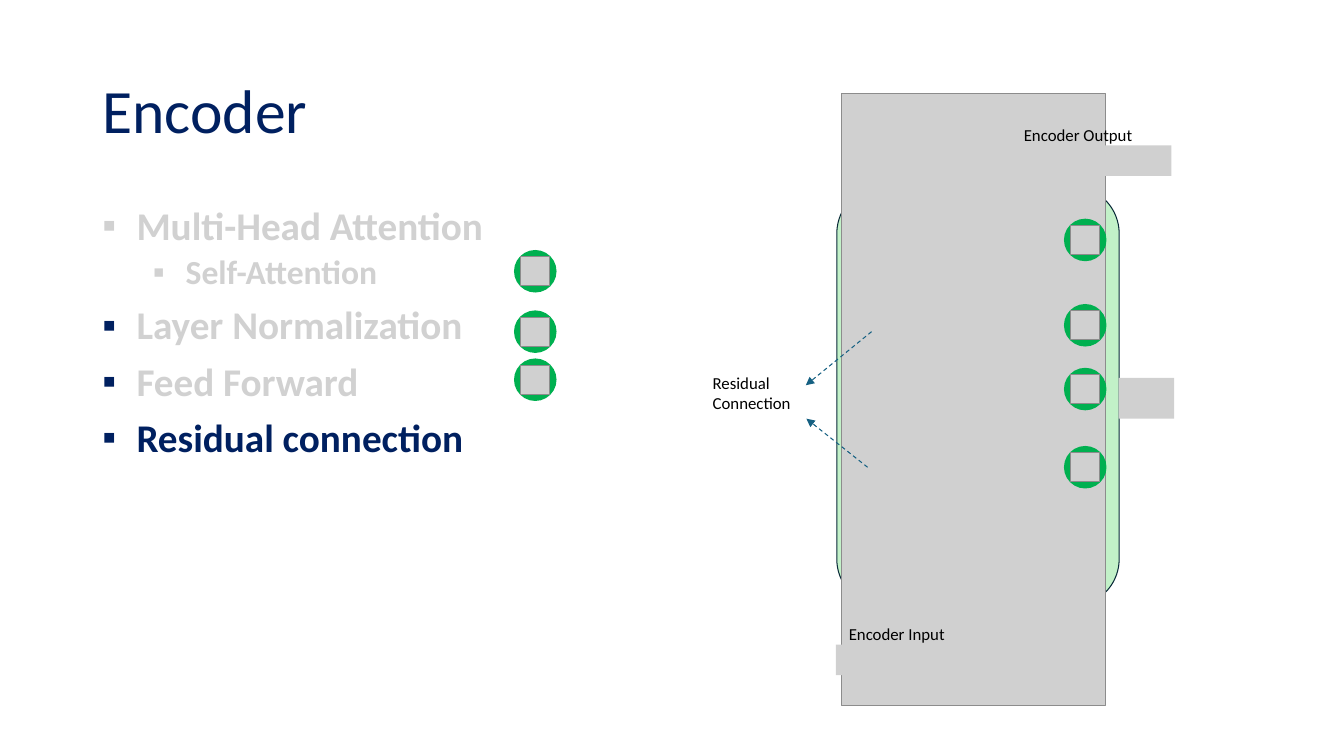
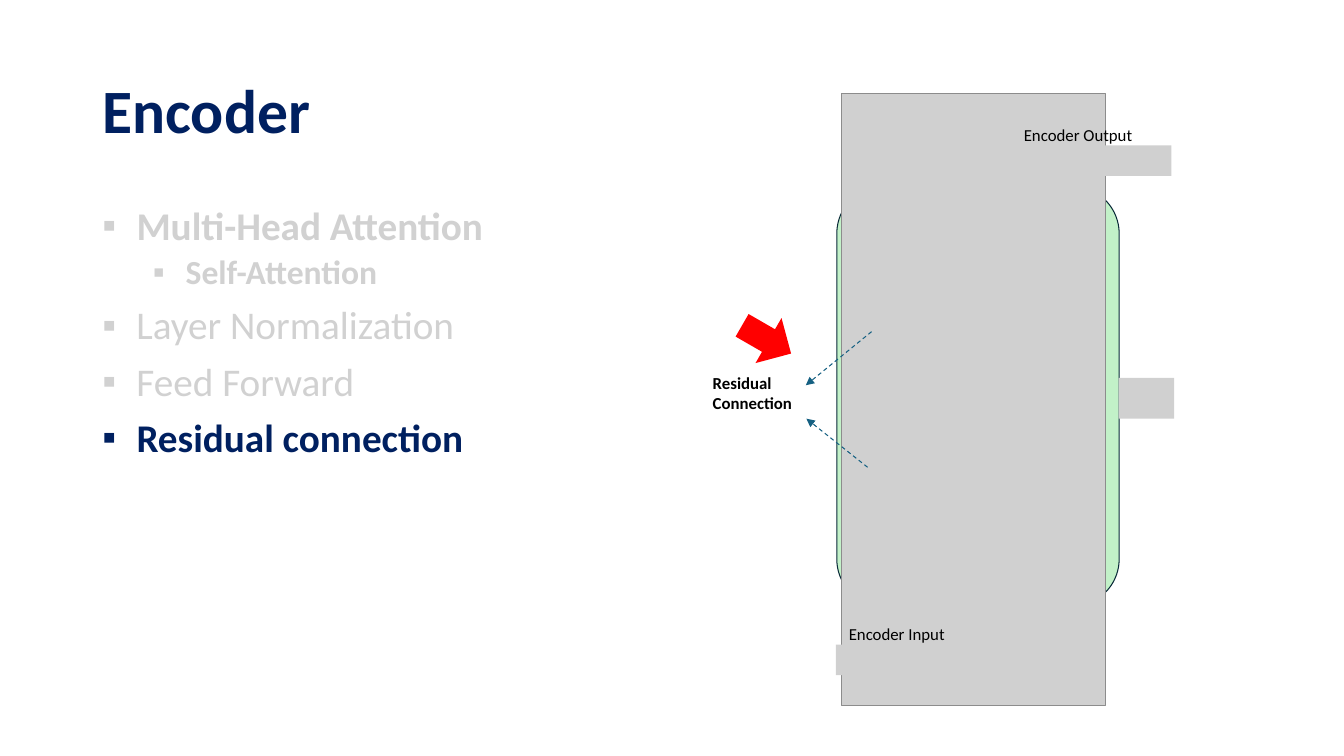
Before and after one commit to tanquangduong/transformer-pt, a slide deck: slide 56 of presentation/Introduction to Transformer.pptx (slide 49 before the commit). Drawn at 1344x756 pixels with LibreOffice and Linux fonts; fonts in the diff are those of the drawing; grey boxes stand for pictures. Boxes give left, top, right and bottom in pixels: in the first picture for what was removed or moved away, otherwise in the second. Text is boxed around its words. In the diff, an @@ line names an element or a change of style, - is before the commit and + after.

```diff
--- a/presentation/Introduction to Transformer.pptx
+++ b/presentation/Introduction to Transformer.pptx
@@ title "Encoder" at [102,89,309,134]: bold on @@
@@ ellipse removed at [1065,219,1107,261] @@
@@ picture removed at [1071,226,1100,255] @@
@@ ellipse removed at [514,250,557,292] @@
@@ picture removed at [521,257,551,286] @@
@@ text at [136,312,454,396]: bold off in "Layer Normalization", "Feed Forward" @@
@@ ellipse removed at [514,311,557,353] @@
@@ picture removed at [521,318,551,347] @@
@@ right arrow added at [730,303,805,377], fill #FF0000 @@
@@ ellipse removed at [1065,304,1107,347] @@
@@ picture removed at [1071,311,1100,340] @@
@@ ellipse removed at [514,359,557,401] @@
@@ picture removed at [521,365,551,394] @@
@@ text "Residual Connection" at [713,377,792,409]: bold on @@
@@ ellipse removed at [1065,368,1107,410] @@
@@ picture removed at [1071,375,1100,404] @@
@@ ellipse removed at [1065,446,1107,488] @@
@@ picture removed at [1071,453,1100,482] @@
```
Also in this commit, not shown: 33 other slides changed, 23 slides added, 11 slides removed, 3 other files.
